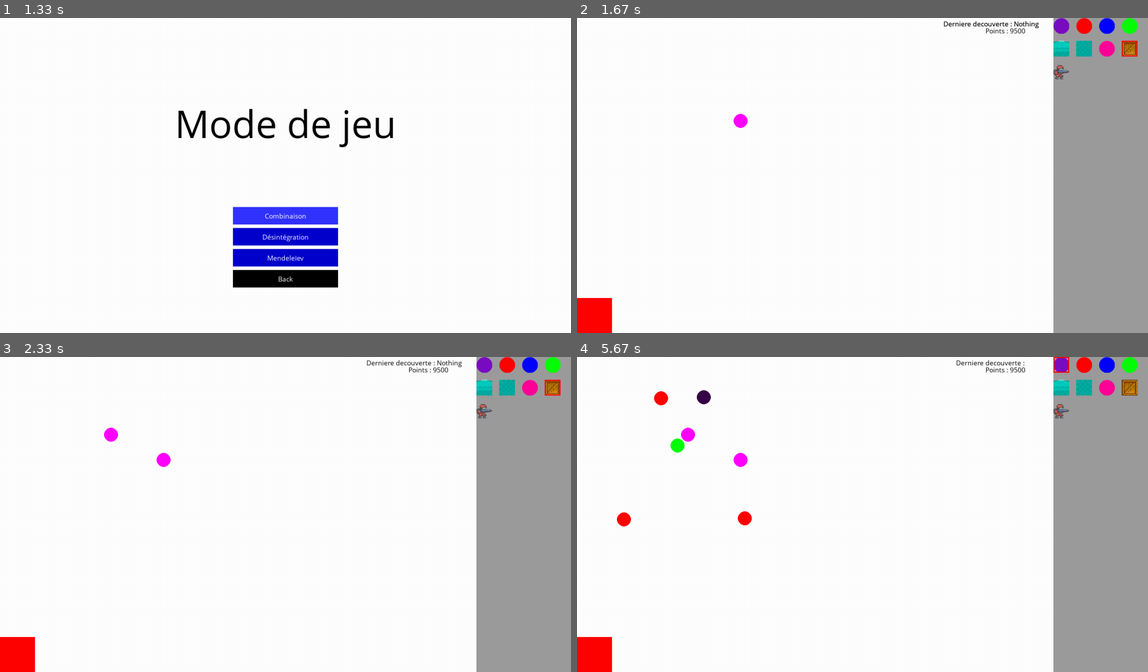
Above: before the commit, frames 1-4 (two rows, left to right).
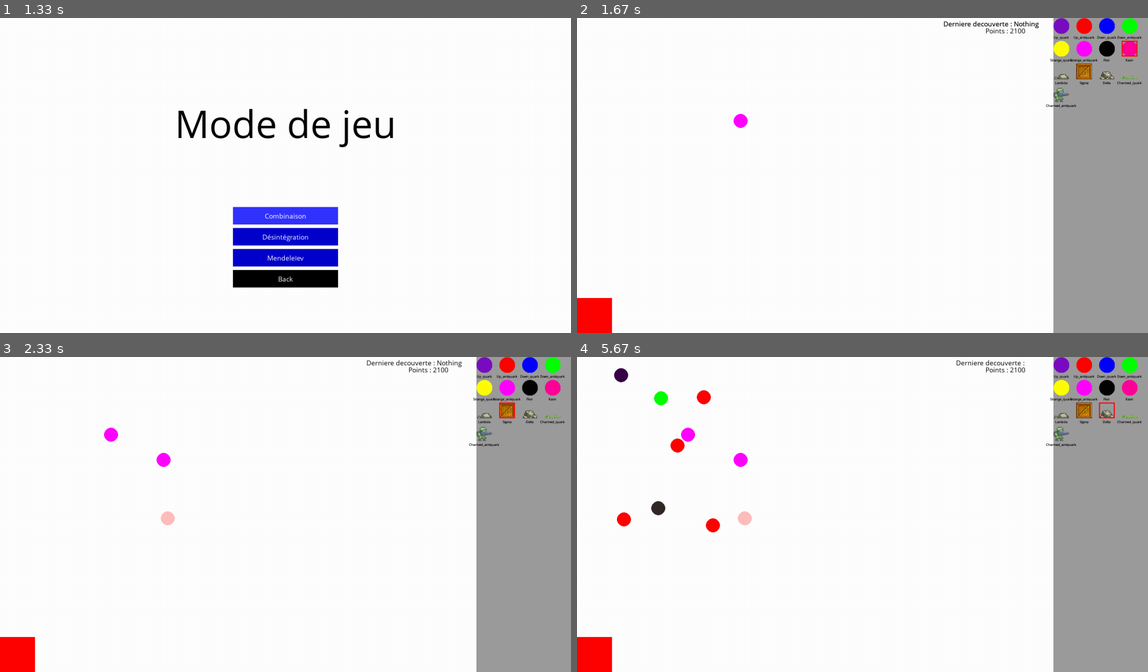
Above: after the commit, the same moments.

Repository: ThomasStinglhamber/ParticuleGame
Game: pygame game, started from fenetre.py
Same seed, same stepped clock (60 frames per second), same inputs: the game is played once before the commit and once after it.
Inputs (mouse positions are in pixels of both pictures, inside the frame that each line leads up to):
- Up to frame 1 (1.33 s): click "GO!" at 0.65 s; press the mouse at (508, 71) at 0.95 s; move the mouse to (382, 162) at 1.05 s; release the mouse at (256, 257) at 1.18 s; move the mouse to (291, 207) at 1.25 s
- Up to frame 2 (1.67 s): click (868, 207) at 1.33 s; press the mouse at (1130, 49) at 1.62 s
- Up to frame 3 (2.33 s): move the mouse to (399, 457) at 1.72 s; release the mouse at (251, 530) at 1.85 s; move the mouse to (553, 388) at 1.98 s; press the mouse at (553, 388) at 2.02 s; move the mouse to (508, 407) at 2.12 s; release the mouse at (468, 426) at 2.25 s
- Up to frame 4 (5.67 s): press the mouse at (1062, 363) at 2.45 s; move the mouse to (1039, 495) at 2.55 s; move the mouse to (1022, 627) at 2.65 s; release the mouse at (1022, 627) at 2.68 s; press the mouse at (1062, 363) at 2.85 s; move the mouse to (1033, 426) at 2.95 s; release the mouse at (1005, 486) at 3.08 s; press the mouse at (1062, 432) at 3.25 s; move the mouse to (988, 451) at 3.35 s; release the mouse at (919, 467) at 3.48 s; press the mouse at (1085, 363) at 3.65 s; move the mouse to (885, 442) at 3.75 s; release the mouse at (691, 517) at 3.88 s; press the mouse at (588, 530) at 4.05 s; move the mouse to (634, 489) at 4.15 s; release the mouse at (679, 445) at 4.28 s; press the mouse at (1062, 388) at 4.45 s; move the mouse to (931, 498) at 4.55 s; move the mouse to (799, 609) at 4.65 s; release the mouse at (799, 609) at 4.68 s; press the mouse at (1062, 363) at 4.85 s; move the mouse to (988, 435) at 4.95 s; release the mouse at (919, 511) at 5.08 s; press the mouse at (1108, 410) at 5.25 s; move the mouse to (896, 457) at 5.35 s; release the mouse at (679, 508) at 5.48 s

Frame 1 is identical in both runs. In frame 2, 1.1% of the frame differs, in the area x 75-99%, y 3-29%; in frame 3, 1.3%; in frame 4, 1.9%, in the area x 6-99%, y 0-56%.

Commit message:
brasse-temps
- probleme de numero pour les case qui correspondent au noms

Diff:
--- a/ComptabilisationEnergy.py
+++ b/ComptabilisationEnergy.py
@@ -95,34 +95,3 @@
     file5.close()
 
     return totalepoint
-
-def Palier(point): # definition des differents palier en fonction des points qu'on a
-    palier1=False
-    palier2=False
-    palier3=False
-    if int(point) >= 100:
-        palier1=True
-
-    if int(point) >=1300:
-        palier2=True
-
-    if int(point) >=4200:
-        palier3=True
-
-    return palier1,palier2,palier3
-
-# =============================================================================
-#     1er pallier, on a de base 100 Mev et on doit avoir 1300 MeV pour pouvoir debloquer
-#     le quark et antiquark charmed. On a 8 reaction mais on peut dire que si on en trouve
-#     6 alors on debloque charmed. chaque decouverte donne donc 200MeV a notre jauge.
-#     Une fois les 1300 MeV, on debloque charmed, on a donc acces a des reactions supplementaire.
-#
-#     2eme pallier, dee 1300 a 4200 pour debloque le quark et antiquark botttom. Il y a 9 reaction donc
-#     on va dire que si  on en trouve 7 c est bon --> plusoum 415 MeV par decouverte.
-#
-#     3eme pallier --> mega free il reste 7 reaction jusque quark top mais on l utilise nulle part
-#     donc jusqu a la fin il reste 15 reaction.
-#
-#     4eme pallier --> il y a des particule on connait par  leur masse donc on peut
-#     dire que a partir du pallier 3 chaque decouverte donne x MeV.
-# =============================================================================
--- a/ListeParticule.txt
+++ b/ListeParticule.txt
@@ -2,8 +2,12 @@
 Up_antiquark
 Down_quark
 Down_antiquark
-Neutron
-Phi_Meson
+Strange_quark
+Strange_antiquark
 Kaon
+Charmed_quark
+Charmed_antiquark
+Pion
+Delta
 Sigma
-Xi
+Lambda
--- a/Particule.py
+++ b/Particule.py
@@ -8,7 +8,6 @@
 from ComptabilisationEnergy import *
 
 puntos = checkpoint_noprint()
-palier1,palier2,palier3 = Palier(puntos)
 
 
 
@@ -183,123 +182,120 @@
     return name,energy,interaction
 
 
-if palier2==True:
-    def Charmed_quark():
-        name='Charmed_quark'
-        energy = 1275
-        interaction = {'Up_quark'+'Down_quark' :'Charmed_Lambda',
-                       'Down_quark'+'Up_quark' :'Charmed_Lambda',
-
-                       'Up_quark'+'Up_quark' :'Charmed_Sigma',
-                       'Down_quark'+'Down_quark' :'Charmed_Sigma',
-
-                       'Up_quark'+'Strange_quark': 'Charmed_Xi',
-                       'Strange_quark'+'Up_quark': 'Charmed_Xi',
-
-                       'Down_quark'+'Strange_quark': 'Charmed_Xi',
-                       'Strange_quark'+'Down_quark': 'Charmed_Xi',
-
-                       'Up_quark'+'Charmed_quark': 'Double_Charmed_Xi',
-                       'Charmed_quark'+'Up_quark': 'Double_Charmed_Xi',
-
-                       'Down_quark'+'Charmed_quark': 'Double_Charmed_Xi',
-                       'Charmed_quark'+'Down_quark': 'Double_Charmed_Xi',
-
-                       'Up_quark'+'Bottom_quark': 'Charmed_Bottom_Xi',
-                       'Bottom_quark'+'Up_quark': 'Charmed_Bottom_Xi',
-
-                       'Down_quark'+'Bottom_quark': 'Charmed_Bottom_Xi',
-                       'Bottom_quark'+'Down_quark': 'Charmed_Bottom_Xi',
-
-                       'Strange_quark'+'Strange_quark': 'Charmed_Omega',
-
-                       'Strange_quark'+'Charmed_quark': 'Double_Charmed_Omega',
-                       'Charmed_quark'+'Strange_quark': 'Double_Charmed_Omega',
-
-                       'Strange_quark'+'Bottom_quark': 'Charmed_Bottom_Omega',
-                       'Bottom_quark'+'Strange_quark': 'Charmed_Bottom_Omega',
-
-                       'Bottom_quark'+'Charmed_quark': 'Double_Charmed_Bottom_Omega',
-                       'Charmed_quark'+'Bottom_quark': 'Double_Charmed_Bottom_Omega',
-
-                       'Bottom_quark'+'Bottom_quark': 'Charmed_Double_Bottom_Omega',
-
-                       'Charmed_antiquark':'Charmed_Eta_Meson',
-
-                       'Down_antiquark': 'D_Meson',
-                       'Up_antiquark': 'D_Meson',
-
-                       'Strange_antiquark': 'Strange_D_Meson',
-
-                       'Bottom_antiquark': 'Charmed_B_Meson'}
-        return name,energy,interaction
-
-    def Charmed_antiquark():
-        name ='Charmed_antiquark'
-        energy = 1275
-        interaction = {'Charmed_quark':'Charmed_Eta_Meson'}
-        return name,energy,interaction
-
-
-    print('Vous avez débloqué le palier 2')
-
-if palier3==True:
-    def Bottom_quark():
-        name ='Bottom_quark'
-        energy = 4180
-        interaction={'Up_quark'+'Down_quark' : 'Bottom_Lambda',
-                     'Down_quark'+'Up_quark' : 'Bottom_Lambda',
-
-                     'Up_quark'+'Up_quark' : 'Bottom_Sigma',
-                     'Down_quark'+'Down_quark' : 'Bottom_Sigma',
-
-                     'Up_quark'+'Strange_quark': 'Bottom_Xi',
-                     'Strange_quark'+'Up_quark': 'Bottom_Xi',
-
-                     'Down_quark'+'Strange_quark': 'Bottom_Xi',
-                     'Strange_quark'+'Down_quark': 'Bottom_Xi',
-
-                     'Down_quark'+'Bottom_quark': 'Double_Bottom_Xi',
-                     'Bottom_quark'+'Down_quark': 'Double_Bottom_Xi',
-
-                     'Up_quark'+'Bottom_quark': 'Double_Bottom_Xi',
-                     'Bottom_quark'+'Up_quark': 'Double_Bottom_Xi',
-
-                     'Up_quark'+'Charmed_quark': 'Charmed_Bottom_Xi',
-                     'Charmed_quark'+'Up_quark': 'Charmed_Bottom_Xi',
-
-                     'Down_quark'+'Charmed_quark': 'Charmed_Bottom_Xi',
-                     'Charmed_quark'+'Down_quark': 'Charmed_Bottom_Xi',
-
-                     'Strange_quark'+'Strange_quark': 'Bottom_Omega',
-
-                     'Strange_quark'+'Charmed_quark': 'Charmed_Bottom_Omega',
-                     'Charmed_quark'+'Strange_quark': 'Charmed_Bottom_Omega',
-
-                     'Strange_quark'+'Bottom_quark': 'Double_Bottom_Omega',
-                     'Bottom_quark'+'Strange_quark': 'Double_Bottom_Omega',
-
-                     'Charmed_quark'+'Charmed_quark': 'Double_Charmed_Bottom_Omega',
-
-                     'Charmed_quark'+'Bottom_quark': 'Charmed_Double_Bottom_Omega',
-                     'Bottom_quark'+'Charmed_quark': 'Charmed_Double_Bottom_Omega',
-
-                     'Bottom_antiquark' : 'Upsilon_Meson'}
-        return name,energy,interaction
-
-    def Bottom_antiquark():
-        name ='Bottom_antiquark'
-        energy = 4180
-        interaction = {'Bottom_quark' : 'Upsilon_Meson',
-
-                       'Up_quark': 'B_Meson',
-                       'Down_quark': 'B_Meson',
-
-                       'Strange_quark': 'Strange_B_Meson',
-
-                       'Charmed_quark': 'Charmed_B_Meson'}
-        return name,energy,interaction
-    print('Vous avez débloqué le palier 3')
+def Charmed_quark():
+    name='Charmed_quark'
+    energy = 1275
+    interaction = {'Up_quark'+'Down_quark' :'Charmed_Lambda',
+                   'Down_quark'+'Up_quark' :'Charmed_Lambda',
+
+                   'Up_quark'+'Up_quark' :'Charmed_Sigma',
+                   'Down_quark'+'Down_quark' :'Charmed_Sigma',
+
+                   'Up_quark'+'Strange_quark': 'Charmed_Xi',
+                   'Strange_quark'+'Up_quark': 'Charmed_Xi',
+
+                   'Down_quark'+'Strange_quark': 'Charmed_Xi',
+                   'Strange_quark'+'Down_quark': 'Charmed_Xi',
+
+                   'Up_quark'+'Charmed_quark': 'Double_Charmed_Xi',
+                   'Charmed_quark'+'Up_quark': 'Double_Charmed_Xi',
+
+                   'Down_quark'+'Charmed_quark': 'Double_Charmed_Xi',
+                   'Charmed_quark'+'Down_quark': 'Double_Charmed_Xi',
+
+                   'Up_quark'+'Bottom_quark': 'Charmed_Bottom_Xi',
+                   'Bottom_quark'+'Up_quark': 'Charmed_Bottom_Xi',
+
+                   'Down_quark'+'Bottom_quark': 'Charmed_Bottom_Xi',
+                   'Bottom_quark'+'Down_quark': 'Charmed_Bottom_Xi',
+
+                   'Strange_quark'+'Strange_quark': 'Charmed_Omega',
+
+                   'Strange_quark'+'Charmed_quark': 'Double_Charmed_Omega',
+                   'Charmed_quark'+'Strange_quark': 'Double_Charmed_Omega',
+
+                   'Strange_quark'+'Bottom_quark': 'Charmed_Bottom_Omega',
+                   'Bottom_quark'+'Strange_quark': 'Charmed_Bottom_Omega',
+
+                   'Bottom_quark'+'Charmed_quark': 'Double_Charmed_Bottom_Omega',
+                   'Charmed_quark'+'Bottom_quark': 'Double_Charmed_Bottom_Omega',
+
+                   'Bottom_quark'+'Bottom_quark': 'Charmed_Double_Bottom_Omega',
+
+                   'Charmed_antiquark':'Charmed_Eta_Meson',
+
+                   'Down_antiquark': 'D_Meson',
+                   'Up_antiquark': 'D_Meson',
+
+                   'Strange_antiquark': 'Strange_D_Meson',
+
+                   'Bottom_antiquark': 'Charmed_B_Meson'}
+    return name,energy,interaction
+
+def Charmed_antiquark():
+    name ='Charmed_antiquark'
+    energy = 1275
+    interaction = {'Charmed_quark':'Charmed_Eta_Meson'}
+    return name,energy,interaction
+
+
+
+def Bottom_quark():
+    name ='Bottom_quark'
+    energy = 4180
+    interaction={'Up_quark'+'Down_quark' : 'Bottom_Lambda',
+                 'Down_quark'+'Up_quark' : 'Bottom_Lambda',
+
+                 'Up_quark'+'Up_quark' : 'Bottom_Sigma',
+                 'Down_quark'+'Down_quark' : 'Bottom_Sigma',
+
+                 'Up_quark'+'Strange_quark': 'Bottom_Xi',
+                 'Strange_quark'+'Up_quark': 'Bottom_Xi',
+
+                 'Down_quark'+'Strange_quark': 'Bottom_Xi',
+                 'Strange_quark'+'Down_quark': 'Bottom_Xi',
+
+                 'Down_quark'+'Bottom_quark': 'Double_Bottom_Xi',
+                 'Bottom_quark'+'Down_quark': 'Double_Bottom_Xi',
+
+                 'Up_quark'+'Bottom_quark': 'Double_Bottom_Xi',
+                 'Bottom_quark'+'Up_quark': 'Double_Bottom_Xi',
+
+                 'Up_quark'+'Charmed_quark': 'Charmed_Bottom_Xi',
+                 'Charmed_quark'+'Up_quark': 'Charmed_Bottom_Xi',
+
+                 'Down_quark'+'Charmed_quark': 'Charmed_Bottom_Xi',
+                 'Charmed_quark'+'Down_quark': 'Charmed_Bottom_Xi',
+
+                 'Strange_quark'+'Strange_quark': 'Bottom_Omega',
+
+                 'Strange_quark'+'Charmed_quark': 'Charmed_Bottom_Omega',
+                 'Charmed_quark'+'Strange_quark': 'Charmed_Bottom_Omega',
+
+                 'Strange_quark'+'Bottom_quark': 'Double_Bottom_Omega',
+                 'Bottom_quark'+'Strange_quark': 'Double_Bottom_Omega',
+
+                 'Charmed_quark'+'Charmed_quark': 'Double_Charmed_Bottom_Omega',
+
+                 'Charmed_quark'+'Bottom_quark': 'Charmed_Double_Bottom_Omega',
+                 'Bottom_quark'+'Charmed_quark': 'Charmed_Double_Bottom_Omega',
+
+                 'Bottom_antiquark' : 'Upsilon_Meson'}
+    return name,energy,interaction
+
+def Bottom_antiquark():
+    name ='Bottom_antiquark'
+    energy = 4180
+    interaction = {'Bottom_quark' : 'Upsilon_Meson',
+
+                   'Up_quark': 'B_Meson',
+                   'Down_quark': 'B_Meson',
+
+                   'Strange_quark': 'Strange_B_Meson',
+
+                   'Charmed_quark': 'Charmed_B_Meson'}
+    return name,energy,interaction
+
 
 def Top_quark():
     name ='Top_quark'
--- a/Point.txt
+++ b/Point.txt
@@ -1 +1 @@
-9500
+2100
--- a/color_particule.py
+++ b/color_particule.py
@@ -39,8 +39,8 @@
                     'Lambda':	(255,0,0),
                     'Sigma':	(255,0,0),
                     'Delta':	(255,0,0),
-                    'Charmed_quark':	(255,0,0),
-                    'Charmed_antiquark':	(255,0,0),
+                    'Charmed_quark':	(255,180,0),
+                    'Charmed_antiquark':	(255,0,180),
                     'Xi':	(255,0,0),
                     'D_Meson':(255,0,0),
                     'Strange_D_Meson':(255,0,0),
--- a/fenetre.py
+++ b/fenetre.py
@@ -145,6 +145,44 @@
     TextSurf, TextRect = text_objects("Points : "+str(punnttos), smallText)
     TextRect.center = ((display_width*3/4),(display_height/25))
     gameDisplay.blit(TextSurf, TextRect)
+    return punnttos
+
+def Palier1(totalepoint):
+    file1 = open('ListeParticule.txt', 'r')
+    data1 = file1.read().splitlines()
+    if 'Charmed_quark'and 'Charmed_antiquark' not in data1 and int(totalepoint) >= 1300:
+        file2 = open('ListeParticule.txt', 'a')
+        file2.write('Charmed_quark'+ "\n")
+        file2.write('Charmed_antiquark'+ "\n")
+        file2.close()
+        print('Palier 1 Débloqué --> Nouvelle particule disponible !')
+    if int(totalepoint) <= 1300:
+        pass
+        #print('pas assez denergie')
+    if 'Charmed_quark'and 'Charmed_antiquark'  in data1 and int(totalepoint) >= 1300:
+        pass
+    else : pass
+
+    file1.close()
+
+def Palier2(totalepoint):
+    file1 = open('ListeParticule.txt', 'r')
+    data1 = file1.read().splitlines()
+    if 'Bottom_quark'and 'Bottom_antiquark' not in data1 and totalepoint >= str(4200):
+
+        file2 = open('ListeParticule.txt', 'a')
+        file2.write('Bottom_quark'+ "\n")
+        file2.write('Bottom_antiquark'+ "\n")
+        file2.close()
+        print('Palier 2 Débloqué --> Nouvelle particule disponible !')
+    if totalepoint <= str(4200):
+        pass
+        #print('pas assez denergie')
+    if 'Bottom_quark'and 'Bottom_antiquark'  in data1 and totalepoint >= str(4200):
+        pass
+    else : pass
+
+    file1.close()
 
 def affich_derniere_decouv(decouvertee):
     punnttos=checkpoint_noprint()
@@ -201,6 +239,7 @@
     button_col = 0
     button_row = 0
     liste_decouv=[]
+    nom_list = []
     file4 = open('ListeParticule.txt', 'r')
     parti=file4.read().splitlines()
     file4.close()
@@ -211,14 +250,53 @@
         liste_decouv.append(chif)
 
     #print(liste_decouv)
-    for i in liste_decouv:# img_list
-        	tile_button = buttonn.Button( SCREEN_WIDTH+( 65*button_col),  65*button_row, img_list[i], 1)
-        	button_list.append(tile_button)
-        	button_col += 1
-        	if button_col == 4:
+    for i in sorted(liste_decouv):# img_list
+        tile_button = buttonn.Button( SCREEN_WIDTH+( 65*button_col),  65*button_row, img_list[i], 1)
+        button_list.append(tile_button)
+        #print(i)
+        #nomm=name_parti(i)
+        #smallText2 = pygame.font.SysFont("comicsansms",10)
+        #TextSurf2, TextRect2 = text_objects(str(nomm), smallText2)
+        #TextRect2.center = ((SCREEN_WIDTH+( 65*button_col+22),  65*button_row+55))
+        #gameDisplay.blit(TextSurf2, TextRect2)
+        #nom_list.append(nomm)
+        button_col += 1
+        if button_col == 4:
         		button_row += 1
         		button_col = 0
-    return button_list
+
+
+    return button_list,liste_decouv
+
+def nom_tile():
+    #button_list = []
+    button_col2 = 0
+    button_row2 = 0
+    liste_decouv=[]
+    nom_list = []
+    file4 = open('ListeParticule.txt', 'r')
+    parti=file4.read().splitlines()
+    file4.close()
+
+    #print(parti)
+    for i in parti:
+        chif=affichage_particule(i)
+        liste_decouv.append(chif)
+
+    for i in sorted(liste_decouv):# img_list
+        nomm=name_parti(i)
+        #print(i,nomm)
+        smallText2 = pygame.font.SysFont("comicsansms",10)
+        TextSurf2, TextRect2 = text_objects(str(nomm), smallText2)
+        TextRect2.center = ((SCREEN_WIDTH+( 65*button_col2+22),  65*button_row2+55))
+        gameDisplay.blit(TextSurf2, TextRect2)
+        nom_list.append(nomm)
+        button_col2 += 1
+        if button_col2 == 4:
+        		button_row2 += 1
+        		button_col2 = 0
+
+
 
 
 def game_loop():
@@ -232,23 +310,31 @@
     gray=(156,156,156)
 
     current_tile = 0
-
-
-
-
-    button_list =tile_cote()
+    #punnttos=checkpoint_noprint()
+
+
+    #draw_grid()
+
+    button_list,liste_decouv =tile_cote()
+    #print(liste_decouv)
+    #trie_button_list =sorted(button_list)
     players=[]
     NOM=[]
     movings=[]
     newone ='Nothing'
-
     group1 = pygame.sprite.Group()
     while not gameExit:
-        affich_point()
+        #gameDisplay.blit(TextSurf2, TextRect2)
+        punnttos=affich_point()
+        nom_tile()
+        Palier1(punnttos)
         clock.tick(10)
         intera=[]
         button_count=0
-        for button_count,i in enumerate(button_list):
+        for button_count,i in enumerate(button_list):#zip(sorted(liste_decouv),button_list):
+            #print('premier')
+            #print(button_count,i)
+
             if i.draw(screen):
                 current_tile =button_count
                 name = name_parti(current_tile)
@@ -296,6 +382,7 @@
                     for j in range(len(players)):
                             for k in range(len(players)):
                                 if len(players)>=3:
+                                    #gameDisplay.blit(TextSurf2, TextRect2)
                                     if i != j and i != k and j != k:
                                         collision1 = pygame.sprite.collide_rect(players[i], players[j])
                                         collision2 = pygame.sprite.collide_rect(players[i], players[k])
@@ -312,7 +399,10 @@
                                                  del movings[0:len(movings)]
                                                  group1.empty()
                                                  time.sleep(1)
-                                                 button_list =tile_cote()
+                                                 button_list,liste_decouv=tile_cote()
+                                                 nom_tile()
+                                                 #gameDisplay.blit(TextSurf2, TextRect2)
+
                                                  #break
                                         #print(collision1,collision2)
                                         if collision1 == True and collision2 == True:
@@ -327,16 +417,20 @@
                                                  movings.clear()
                                                  group1.empty()
                                                  time.sleep(1)
-                                                 button_list =tile_cote()
+                                                 button_list,liste_decouv =tile_cote()
+                                                 nom_tile()
+                                                 #gameDisplay.blit(TextSurf2, TextRect2)
+
                                                  #break
                                             #time.sleep(3)
             affich_derniere_decouv(newone)
             pygame.display.update()
         gameDisplay.fill(white)
+
         pygame.draw.rect(screen, gray, (SCREEN_WIDTH,0, SIDE_MARGIN, SCREEN_HEIGHT))
-
-
-
+        nom_tile()
+
+        #Palier2(punnttos)
 
         #draw_grid()
 
@@ -366,7 +460,6 @@
         largeur=300
         button_white("Back",(display_width-largeur)/2,display_height*4/5,largeur,50,black,black,mode)
 
-
         pygame.display.update()
         clock.tick(15)
 
--- a/main.py
+++ b/main.py
@@ -101,8 +101,8 @@
 
 
         puntos = checkpoint()
-        palier1,palier2,palier3 = Palier(puntos)
-        #print(palier1)
+        #Palier1(puntos)
+        #Palier2(puntos)
 
         if NouvelleDecouverte == False:         # si la combinaison donne rien on le dit
             print("la combinaison donne  rien")
Not shown, changed: .DS_Store
Not shown, changed: Deep/Energie.xlsx
Not shown, changed: img/.DS_Store
